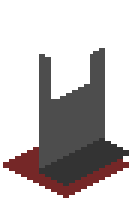
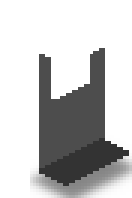
Layered file, before and after one edit (w=132, h=198). Changes by layer:
added layer "Shadow copy" (60%) above "Bottom" over [30, 147, 132, 198]
hid "Bottom" over [3, 147, 129, 198]
